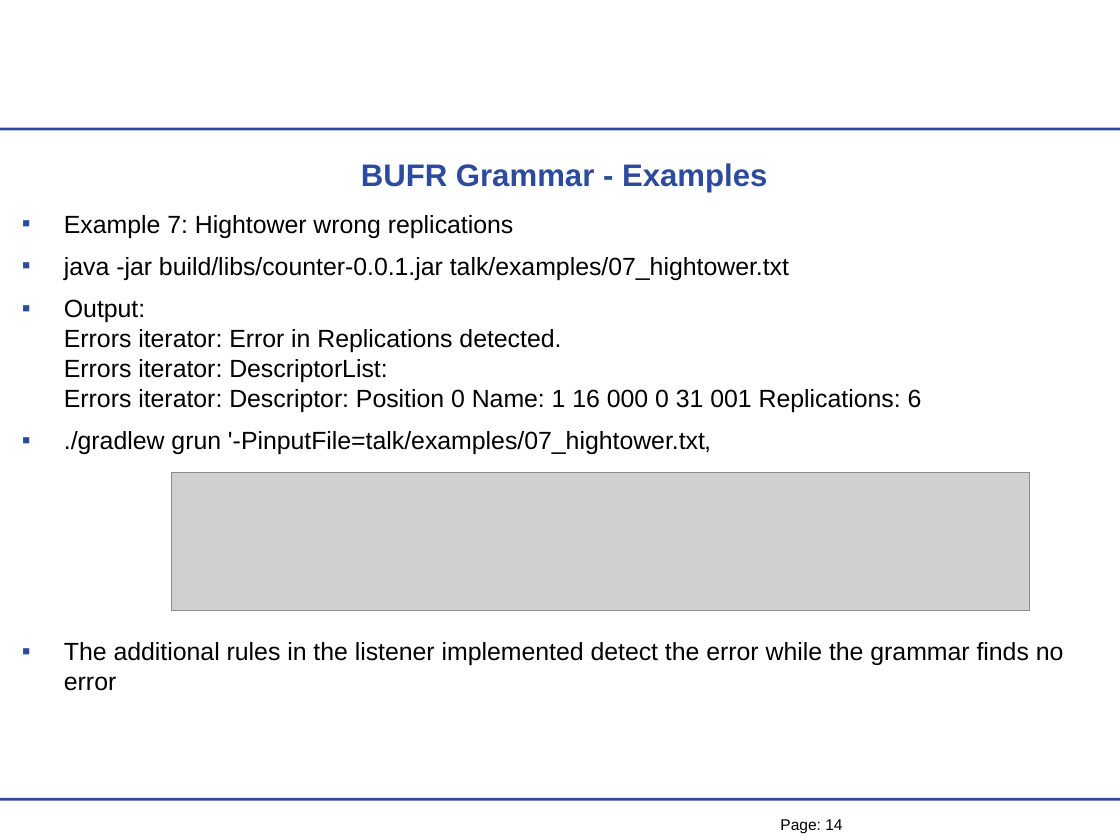
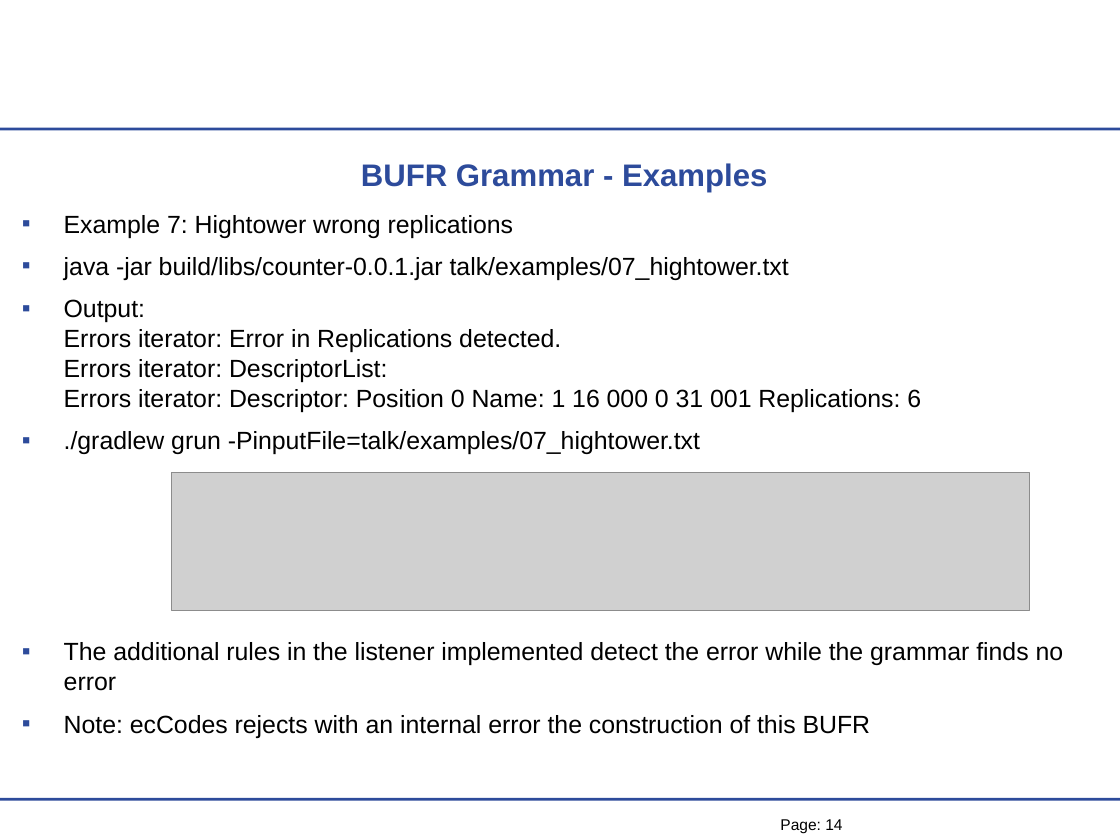
Before and after one commit to mheene/bufr-grammar, a slide deck: slide 14 of talk/BUFR-Grammar-Talk.ppt. Drawn at 1120x840 pixels with LibreOffice and Linux fonts; fonts in the diff are those of the drawing; grey boxes stand for pictures; background and template pictures are left out. Boxes give left, top, right and bottom in pixels: in the first picture for what was removed or moved away, otherwise in the second. Text is boxed around its words. In the diff, an @@ line names an element or a change of style, - is before the commit and + after.

Commit message:
Slides updated and avm example added

```diff
--- a/talk/BUFR-Grammar-Talk.ppt
+++ b/talk/BUFR-Grammar-Talk.ppt
@@ text at bbox=[64, 215, 1064, 691]: indent changed @@
@@ text at bbox=[64, 431, 700, 454]: text changed @@
-▪ ./gradlew grun '-PinputFile=talk/examples/07_hightower.txt‚
+▪ ./gradlew grun -PinputFile=talk/examples/07_hightower.txt
@@ text at bbox=[64, 715, 871, 738]: paragraph added @@
+▪ Note: ecCodes rejects with an internal error the construction of this BUFR
```
Also in this commit, not shown: 12 other slides changed, 1 slide added, 4 other files.
